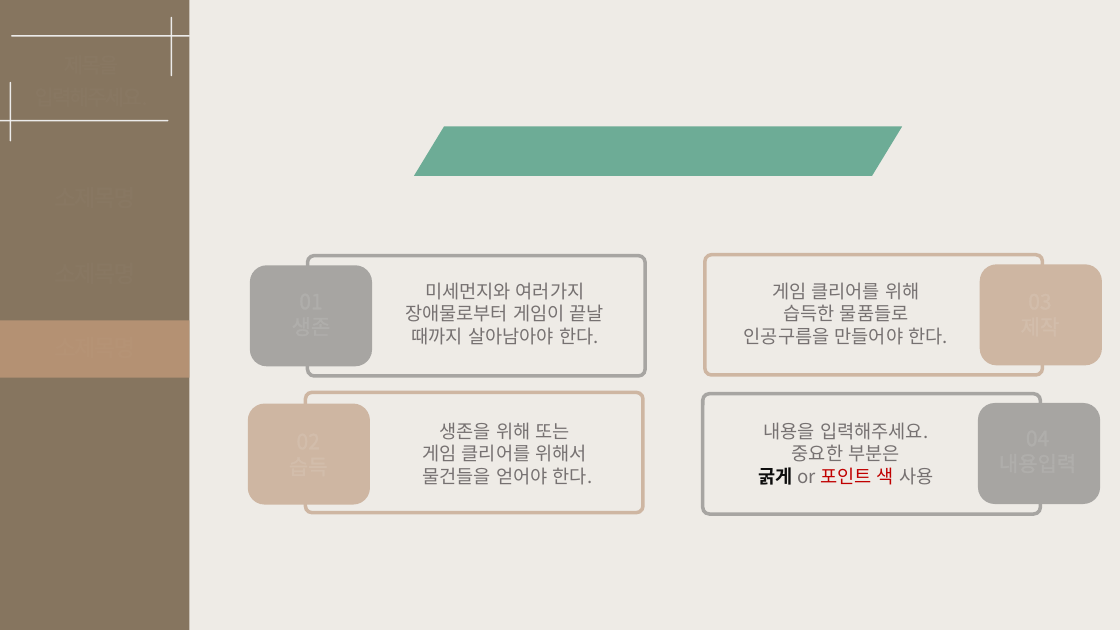
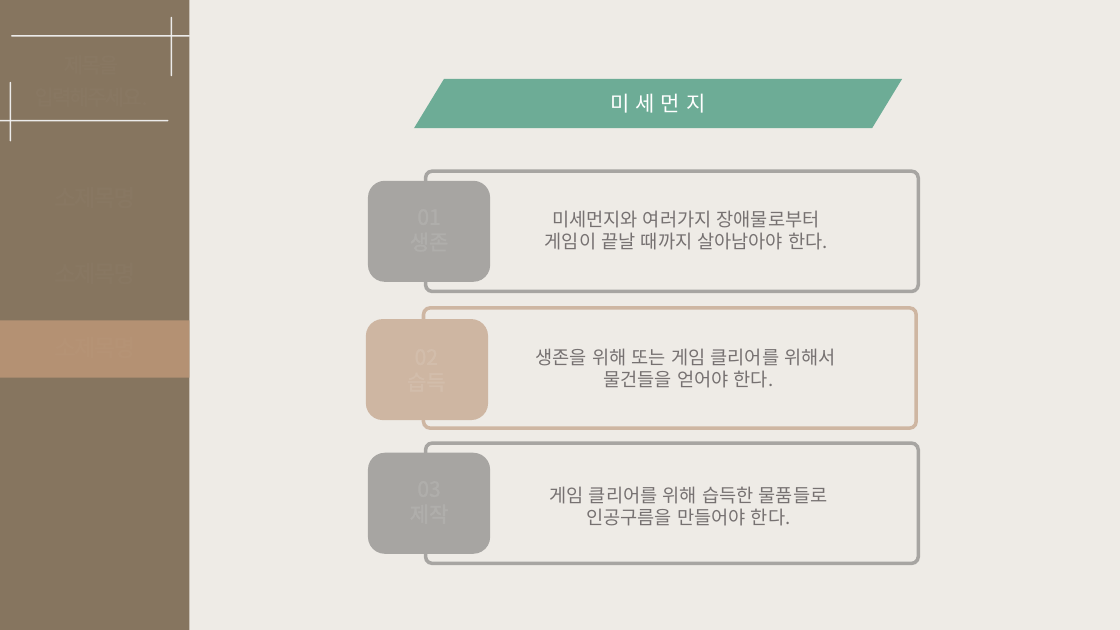
Before and after one commit to goldsun119/Graduation-Project, a slide deck: slide 4 of Document/1206 기획발표자료_03.pptx. Drawn at 1120x630 pixels with LibreOffice and Linux fonts; fonts in the diff are those of the drawing. Boxes give left, top, right and bottom in pixels: in the first picture for what was removed or moved away, otherwise in the second. Text is boxed around its words. In the diff, an @@ line names an element or a change of style, - is before the commit and + after.

```diff
--- a/Document/1206 기획발표자료_03.pptx
+++ b/Document/1206 기획발표자료_03.pptx
@@ parallelogram added at (414, 79, 902, 129), fill #6DAC96, 18 pt, text #FFFFFF @@
+미 세 먼 지
@@ text removed at (189, 135, 1120, 176) @@
-소제목을 입력해주세요.
@@ parallelogram removed at (414, 127, 902, 176) @@
@@ rounded rectangle: place and size @@
-rounded rectangle at (308, 255, 645, 376)
+rounded rectangle at (426, 171, 919, 292)
@@ rounded rectangle: place and size @@
-rounded rectangle at (250, 266, 372, 366)
+rounded rectangle at (368, 181, 491, 281)
@@ text at (545, 210, 828, 250): text changed @@
-미세먼지와 여러가지
-장애물로부터 게임이 끝날
-때까지 살아남아야 한다.
+미세먼지와 여러가지 장애물로부터
+게임이 끝날 때까지 살아남아야 한다.
@@ rounded rectangle removed at (705, 255, 1043, 375) @@
@@ rounded rectangle removed at (980, 265, 1102, 365) @@
@@ rounded rectangle: place and size @@
-rounded rectangle at (248, 403, 371, 504)
+rounded rectangle at (366, 319, 489, 420)
@@ rounded rectangle: place and size @@
-rounded rectangle at (306, 392, 644, 513)
+rounded rectangle at (423, 308, 917, 429)
@@ text "생존을 위해 또는 게임 클리어를 ...": place and size @@
-text "생존을 위해 또는 게임 클리어를 ..." at (422, 422, 593, 485)
+text "생존을 위해 또는 게임 클리어를 ..." at (536, 348, 835, 388)
@@ text at (536, 348, 835, 366): text changed @@
-생존을 위해 또는
-게임 클리어를 위해서
+생존을 위해 또는 게임 클리어를 위해서
@@ rounded rectangle: place and size @@
-rounded rectangle at (703, 394, 1041, 514)
+rounded rectangle at (426, 444, 919, 564)
@@ text removed at (758, 422, 933, 485) @@
-내용을 입력해주세요.
-중요한 부분은
-굵게 or 포인트 색 사용
@@ rounded rectangle: place and size @@
-rounded rectangle at (978, 403, 1101, 504)
+rounded rectangle at (368, 453, 491, 554)
@@ text "게임 클리어를 위해 습득한 물품들로": place and size @@
-text "게임 클리어를 위해 습득한 물품들로" at (744, 282, 948, 345)
+text "게임 클리어를 위해 습득한 물품들로" at (550, 486, 828, 526)
@@ text at (550, 486, 828, 504): text changed @@
-게임 클리어를 위해
-습득한 물품들로
+게임 클리어를 위해 습득한 물품들로
```
Also in this commit, not shown: 2 other slides changed, 1 slide added.
